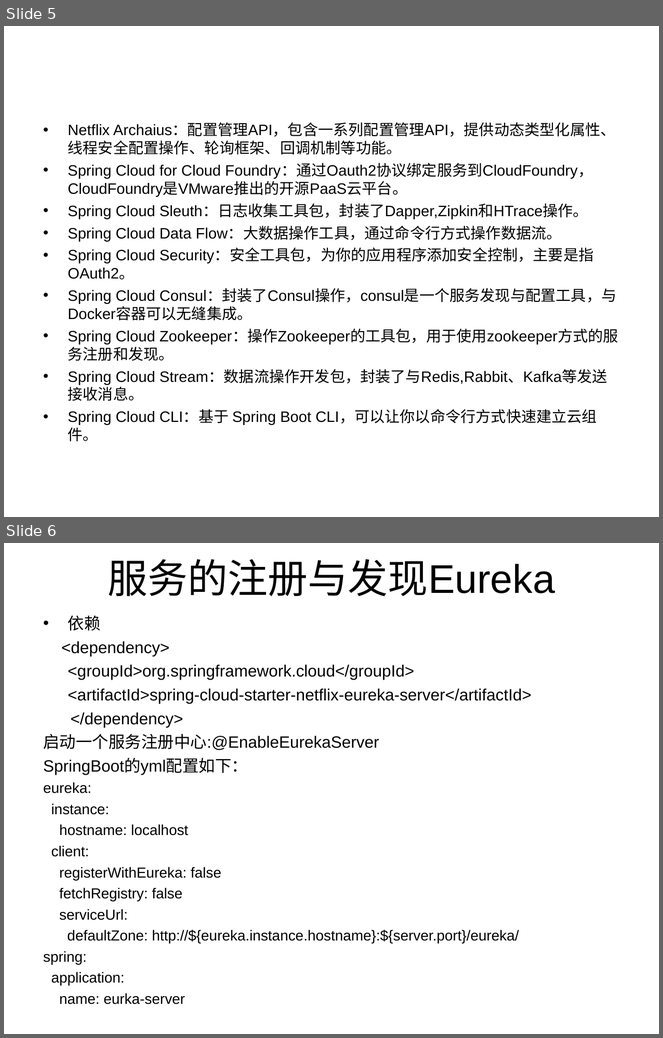
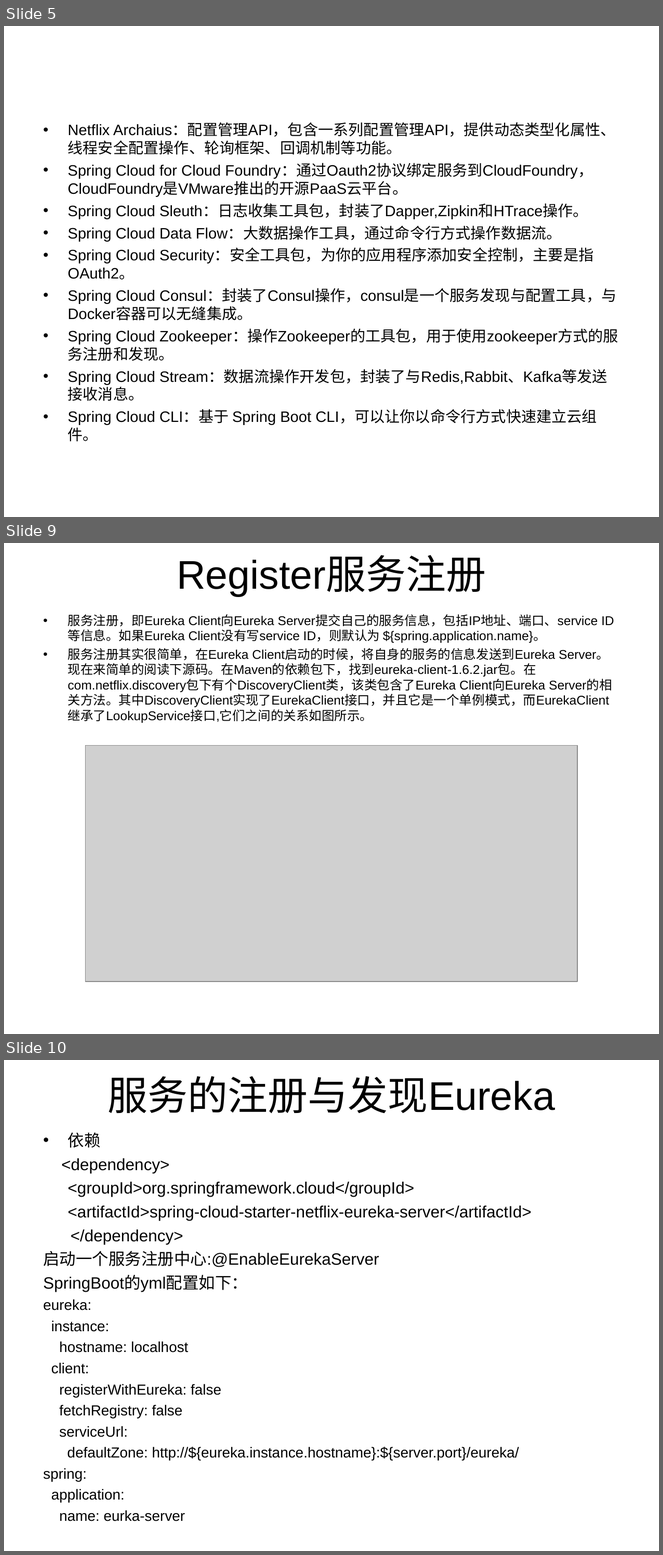
Before and after one commit to xingxingtx/SpringCloud, a slide deck: SpringCloud.ppt. Shown one above the other, each under a label of ours: slides 5 and 6 before the commit, slides 5, 9 and 10 after it; the slides between them are not shown. The pictures are 663x1038 and 663x1555 pixels, drawn with LibreOffice and Linux fonts; fonts in the diff are those of the drawing; grey boxes stand for pictures. Boxes give left, top, right and bottom in pixels: in the first picture for what was removed or moved away, otherwise in the second. Text is boxed around its words. In the diff, an @@ line names an element or a change of style, - is before the commit and + after.

Commit message:
springcloud ppt介绍文档提交

```diff
--- a/SpringCloud.ppt
+++ b/SpringCloud.ppt
@@ slide 9 added at (4,543,659,1034), background #FFFFFF @@
@@ title added at (177,557,486,597), 44 pt, text #000000 @@
+Register服务注册
@@ text added at (68,614,609,723), 14 pt, text #000000 @@
+• 服务注册，即Eureka Client向Eureka Server提交自己的服务信息，包括IP地址、端口、service ID等信息。如果Eureka Client没有写service ID，则默认为 ${spring.application.name}。
+• 服务注册其实很简单，在Eureka Client启动的时候，将自身的服务的信息发送到Eureka Server。现在来简单的阅读下源码。在Maven的依赖包下，找到eureka-client-1.6.2.jar包。在com.netflix.discovery包下有个DiscoveryClient类，该类包含了Eureka Client向Eureka Server的相关方法。其中DiscoveryClient实现了EurekaClient接口，并且它是一个单例模式，而EurekaClient继承了LookupService接口,它们之间的关系如图所示。
@@ picture added at (85,745,577,982) @@
@@ what was slide 6 is now slide 10 @@
```
Also in this commit, not shown: 3 slides changed, 4 other slides added.
